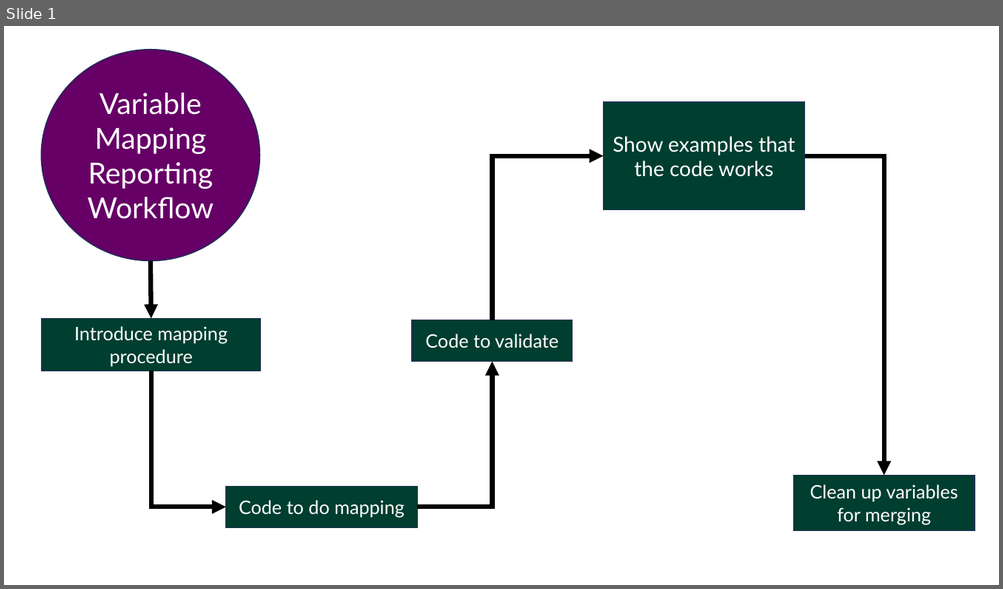
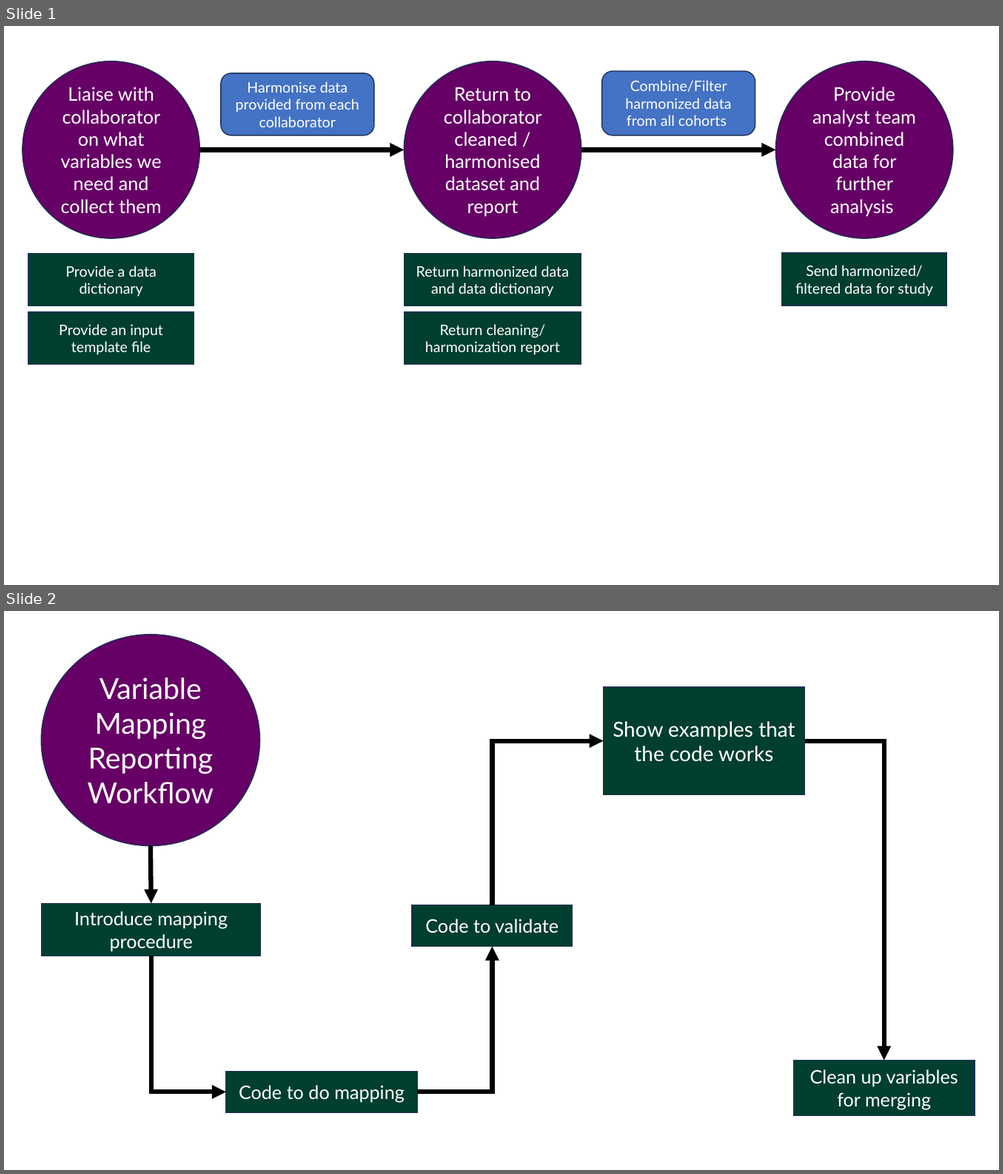
Before and after one commit to JauntyJJS/RMedicine2025_harmonisation, a slide deck: images/image_maker.pptx. Shown one above the other, each under a label of ours: slide 1 before the commit, slides 1 and 2 after it. The pictures are 1003x589 and 1003x1174 pixels, drawn with LibreOffice and Linux fonts; fonts in the diff are those of the drawing. Boxes give left, top, right and bottom in pixels: in the first picture for what was removed or moved away, otherwise in the second. Text is boxed around its words. In the diff, an @@ line names an element or a change of style, - is before the commit and + after.

Commit message:
Add reason for data harmonisation.

```diff
--- a/images/image_maker.pptx
+++ b/images/image_maker.pptx
@@ slide 1 added at <box>4,26,999,585</box>, background #FFFFFF @@
@@ group added at <box>22,61,953,365</box>: 5 rectangles, 3 ellipses, 2 arrows, 2 rounded rectangles @@
+Return to collaborator cleaned / harmonised dataset and report
+Provide a data dictionary
+Provide an input template file
+Liaise with collaborator on what variables we need and collect them
+Provide analyst team combined data for further analysis
+Harmonise data provided from each collaborator
+Return harmonized data and data dictionary
+Return cleaning/ harmonization report
+Combine/Filter harmonized data from all cohorts
+Send harmonized/ filtered data for study
@@ what was slide 1 is now slide 2 @@
```
Also in this commit, not shown: 2 other slides added, 9 other files.
